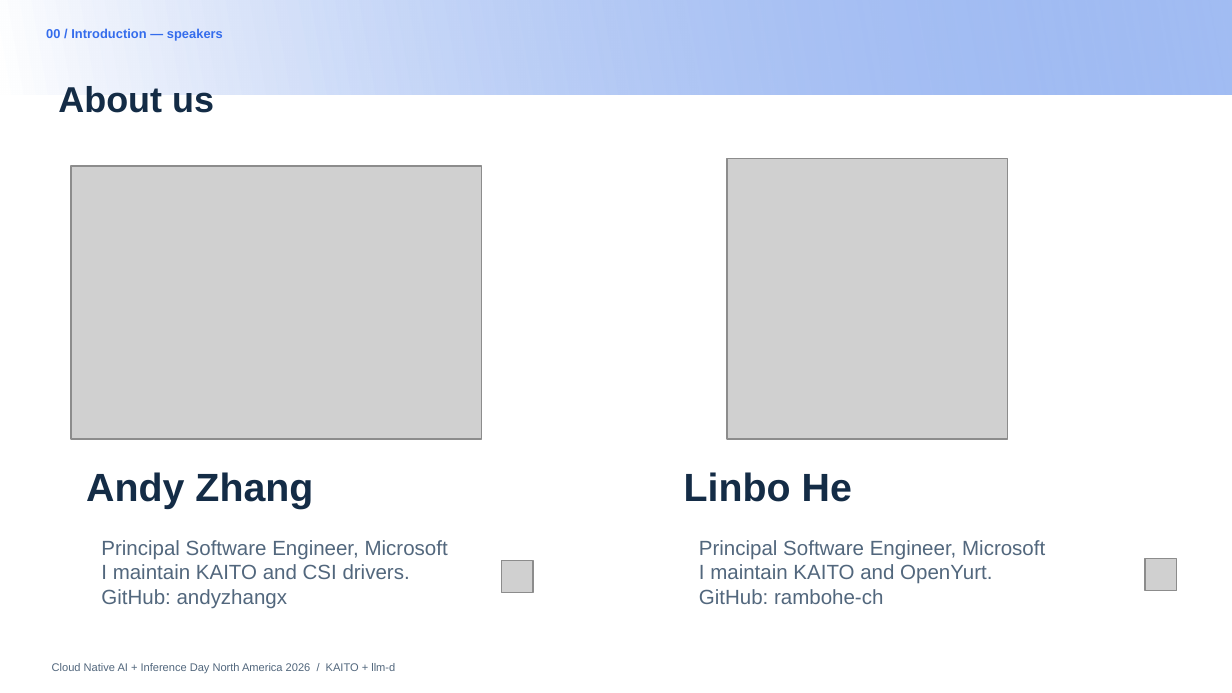
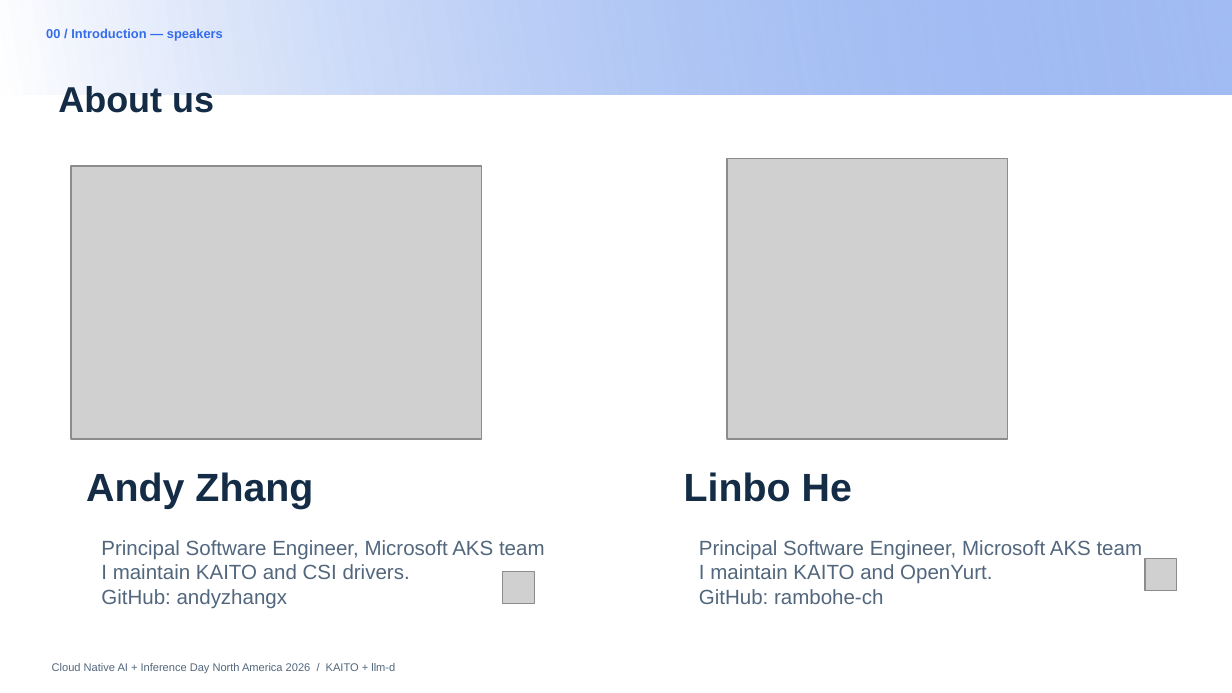
Before and after one commit to andyzhangx/demo, a slide deck: slide 3 of llm/pd-disaggregation/kubecon-na-2026-pd-disaggregation-kaito-llmd.pptx. Drawn at 1232x693 pixels with LibreOffice and Linux fonts; fonts in the diff are those of the drawing; grey boxes stand for pictures; background and template pictures are left out. Boxes give left, top, right and bottom in pixels: in the first picture for what was removed or moved away, otherwise in the second. Text is boxed around its words. In the diff, an @@ line names an element or a change of style, - is before the commit and + after.

```diff
--- a/llm/pd-disaggregation/kubecon-na-2026-pd-disaggregation-kaito-llmd.pptx
+++ b/llm/pd-disaggregation/kubecon-na-2026-pd-disaggregation-kaito-llmd.pptx
@@ text at (x1=101, y1=540, x2=545, y2=560): text changed @@
-Principal Software Engineer, Microsoft
+Principal Software Engineer, Microsoft AKS team
@@ text at (x1=699, y1=540, x2=1143, y2=560): text changed @@
-Principal Software Engineer, Microsoft
+Principal Software Engineer, Microsoft AKS team
@@ picture moved from (x1=501, y1=561, x2=533, y2=593) to (x1=503, y1=572, x2=535, y2=604) @@
```
Also in this commit, not shown: 4 other slides changed.
